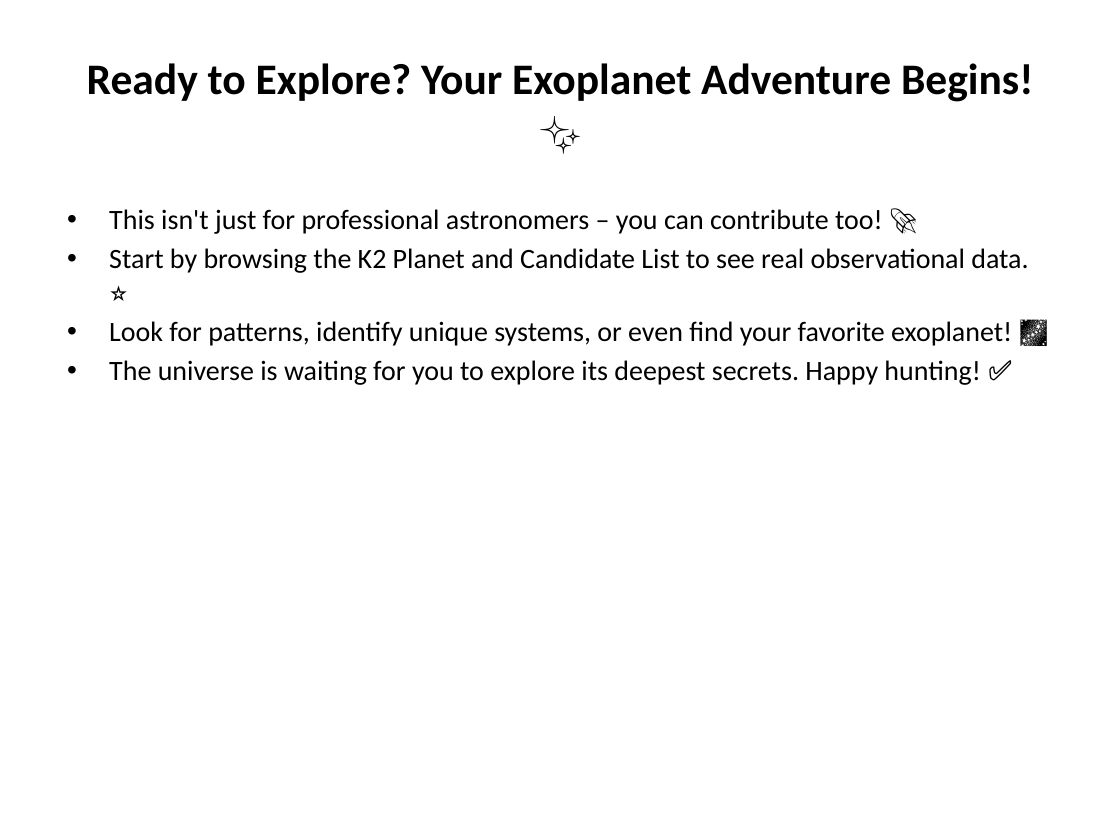
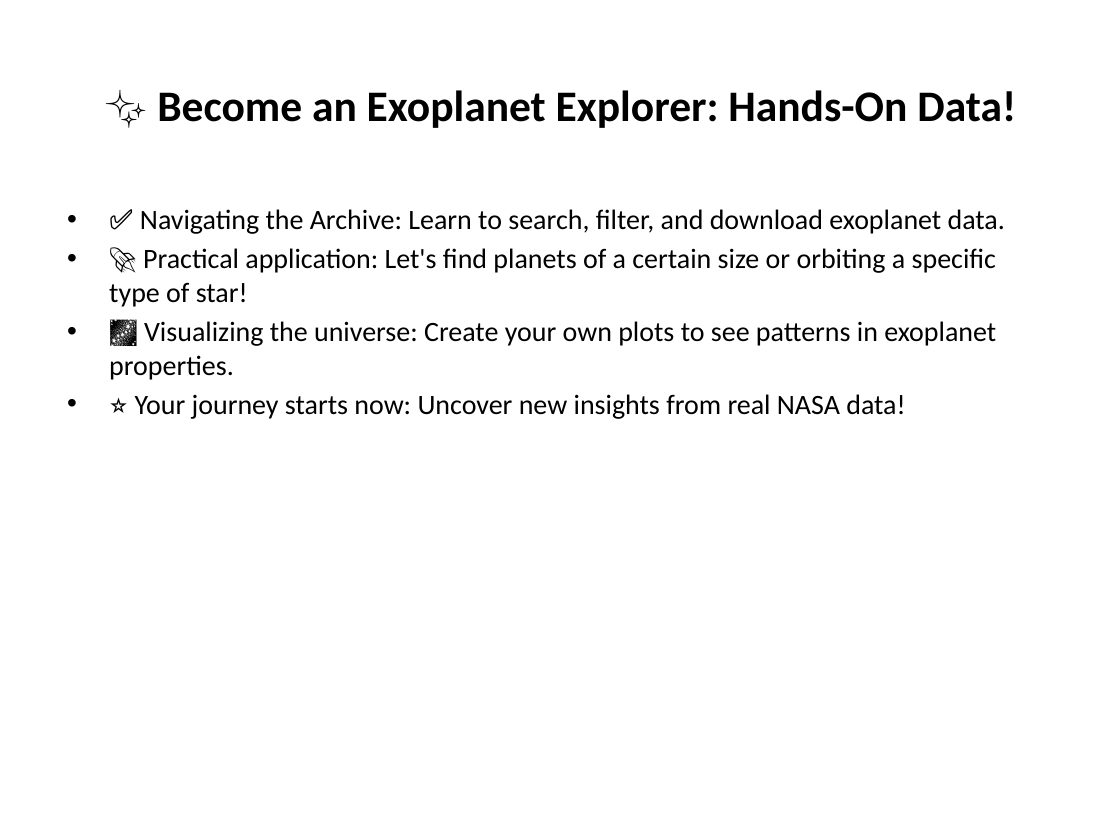
Before and after one commit to irfiacre/exoplanets, a slide deck: slide 7 of assets/slides/generated_slides.pptx. Drawn at 1120x840 pixels with LibreOffice and Linux fonts; fonts in the diff are those of the drawing. Boxes give left, top, right and bottom in pixels: in the first picture for what was removed or moved away, otherwise in the second. Text is boxed around its words. In the diff, an @@ line names an element or a change of style, - is before the commit and + after.

```diff
--- a/assets/slides/generated_slides.pptx
+++ b/assets/slides/generated_slides.pptx
@@ title at [157,90,1016,128]: text changed @@
-Ready to Explore? Your Exoplanet Adventure Begins! ✨
+✨ Become an Exoplanet Explorer: Hands-On Data!
@@ text at [109,209,1005,419]: text changed @@
-• This isn't just for professional astronomers – you can contribute too! 🚀
-• Start by browsing the K2 Planet and Candidate List to see real observational data. ⭐
-• Look for patterns, identify unique systems, or even find your favorite exoplanet! 🌌
-• The universe is waiting for you to explore its deepest secrets. Happy hunting! ✅
+• ✅ Navigating the Archive: Learn to search, filter, and download exoplanet data.
+• 🚀 Practical application: Let's find planets of a certain size or orbiting a specific type of star!
+• 🌌 Visualizing the universe: Create your own plots to see patterns in exoplanet properties.
+• ⭐ Your journey starts now: Uncover new insights from real NASA data!
```
Also in this commit, not shown: 6 other slides changed, 1 slide added, 1 slide removed, 12 other files.
